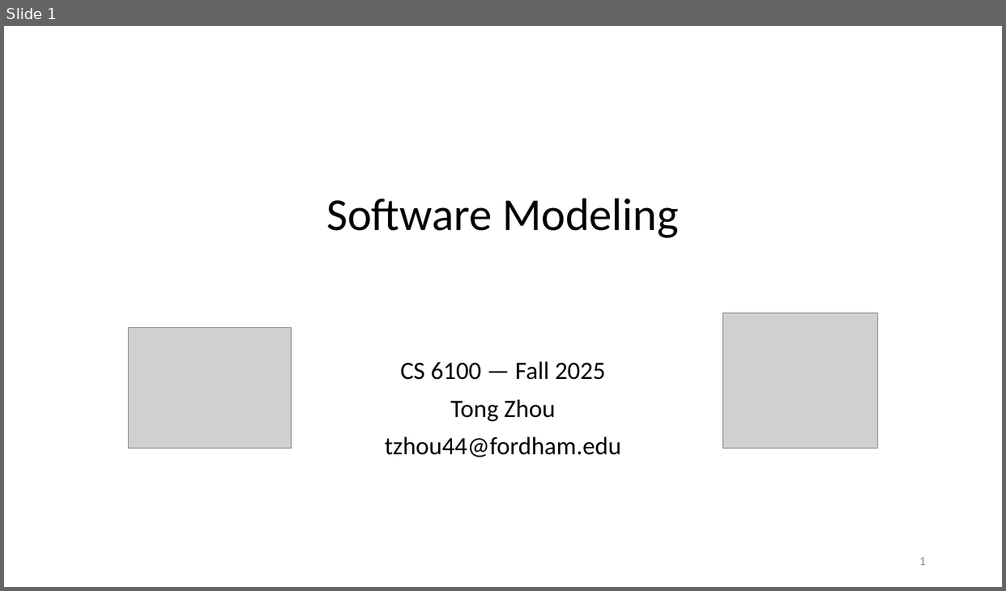
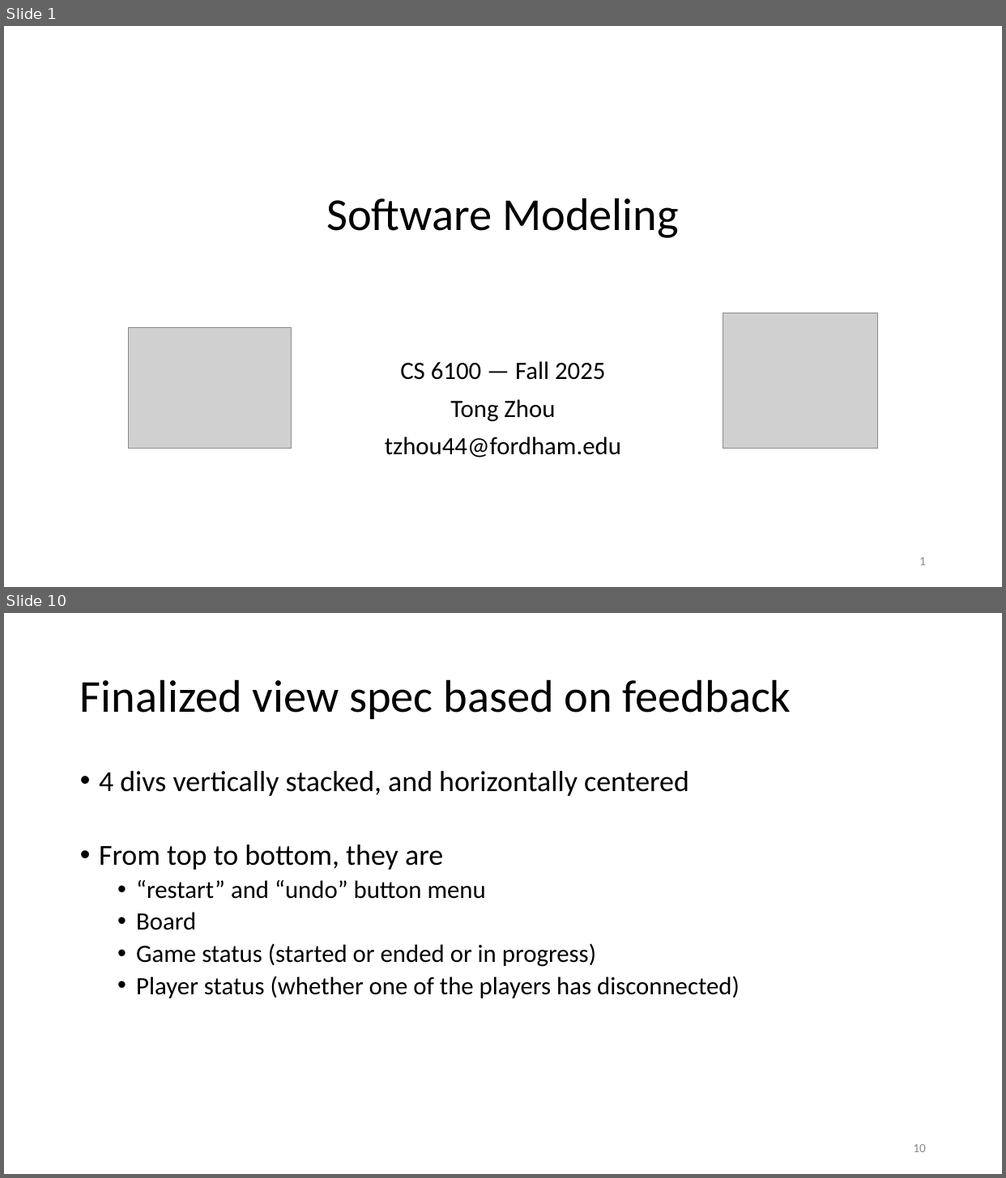
Before and after one commit to tongzhou80/cs6100, a slide deck: slides/Lecture3.pptx. Shown one above the other, each under a label of ours: slide 1 before the commit, slides 1 and 10 after it; the slides between them are not shown. The pictures are 1006x591 and 1006x1178 pixels, drawn with LibreOffice and Linux fonts; fonts in the diff are those of the drawing; grey boxes stand for pictures; background and template pictures are left out. Boxes give left, top, right and bottom in pixels: in the first picture for what was removed or moved away, otherwise in the second. Text is boxed around its words. In the diff, an @@ line names an element or a change of style, - is before the commit and + after.

Commit message:
added a new index.html based on discussion with chatGPT

```diff
--- a/slides/Lecture3.pptx
+++ b/slides/Lecture3.pptx
@@ slide 10 added at (4,613,1002,1174), background #FFFFFF @@
@@ title added at (80,679,791,719), 44 pt, text #000000 @@
+Finalized view spec based on feedback
@@ text added at (99,771,739,999), 24 pt, text #000000 @@
+• 4 divs vertically stacked, and horizontally centered
+• From top to bottom, they are
+  • “restart” and “undo” button menu
+  • Board
+  • Game status (started or ended or in progress)
+  • Player status (whether one of the players has disconnected)
@@ page number added at (913,1144,926,1152), 12 pt, text #8C8C8C @@
+10
```
Also in this commit, not shown: 12 other slides added, 1 slide removed, 3 other files.
